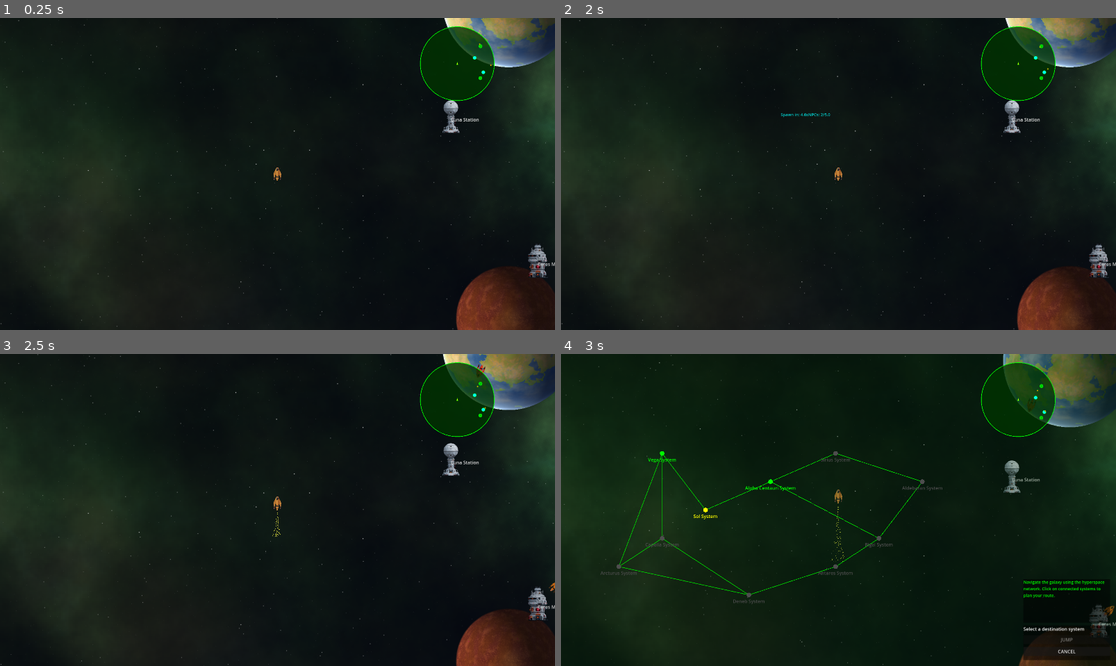
Above: before the commit, frames 1-4 (two rows, left to right).
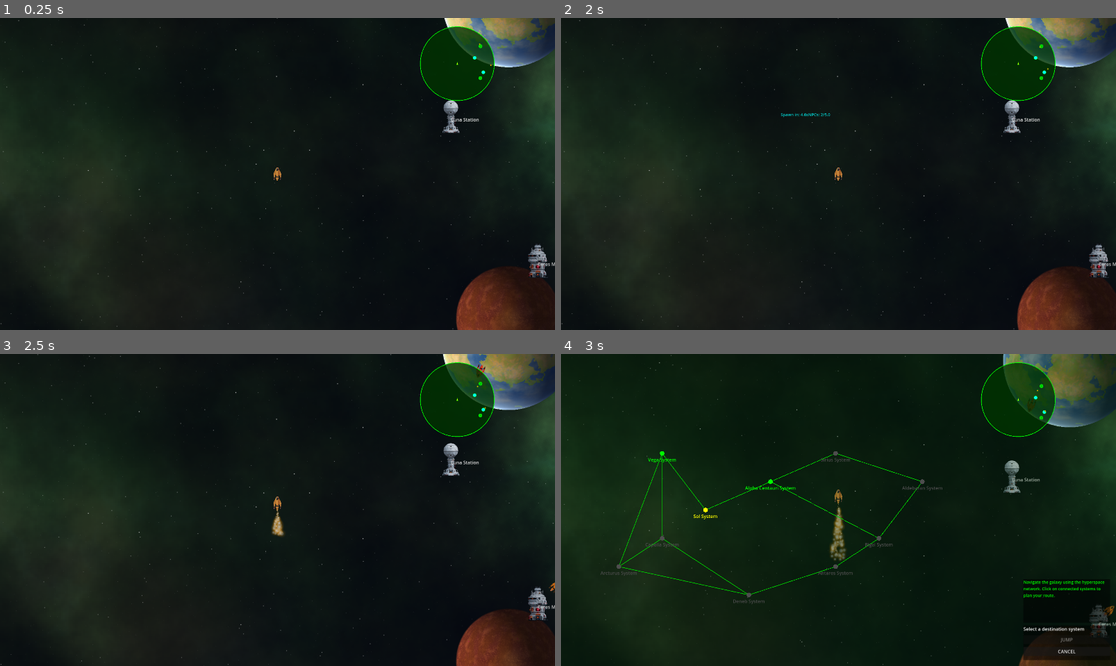
Above: after the commit, the same moments.

Repository: krets/GN_Prototype
Game: Godot game, scene res://scenes/Main.tscn
Two runs of this game, one before a commit and one after it. Both use one fixed random seed, a clock stepped at 60 frames per second and the inputs below.
Inputs (mouse positions are in pixels of both pictures, inside the frame that each line leads up to):
- Up to frame 1 (0.25 s): no input
- Up to frame 2 (2 s): tap Enter (ui_accept) at 0.5, 0.77 s; move the mouse to (810, 236) at 0.52 s; hold Up (thrust) 0.53-1.25 s; hold H (hyperspace) 0.53-1.25 s; click (810, 236) at 0.67 s; click "CANCEL" at 1.25 s
- Up to frame 3 (2.5 s): tap Enter (ui_accept) at 2, 2.27 s; move the mouse to (444, 556) at 2.02 s; hold Up (thrust) from 2.03 s (still down); tap Space (interact) at 2.1 s
- Up to frame 4 (3 s): move the mouse to (672, 463) at 2.77 s; release Up (thrust) at 2.78 s; hold Left (turn_left) from 2.78 s (still down); hold H (hyperspace) from 2.78 s (still down)

Frames 1-2 are identical in both runs. In frame 3, 0.1% of the frame differs, in the area x 48-52%, y 49-59%; in frame 4, 0.3%, in the area x 48-52%, y 47-67%.

Commit message:
particle shader

Diff:
--- a/scenes/PlayerShip.tscn
+++ b/scenes/PlayerShip.tscn
@@ -1,10 +1,28 @@
-[gd_scene load_steps=5 format=3 uid="uid://el1ywym68otq"]
+[gd_scene load_steps=10 format=3 uid="uid://el1ywym68otq"]
 
 [ext_resource type="Script" uid="uid://dpfhxkdfjm6rd" path="res://scripts/PlayerShip.gd" id="1_iig01"]
 [ext_resource type="Texture2D" uid="uid://c44abuabs8x3i" path="res://sprites/ships/player_ship.png" id="2_hkka0"]
+[ext_resource type="Shader" uid="uid://dmtc0nytu1x73" path="res://shaders/PlayerShipExhaust.gdshader" id="3_a884r"]
 
 [sub_resource type="CircleShape2D" id="CircleShape2D_hkka0"]
 radius = 19.0
+
+[sub_resource type="Gradient" id="Gradient_a884r"]
+offsets = PackedFloat32Array(0.287749, 0.615385)
+colors = PackedColorArray(1, 1, 1, 0.470588, 0.94902, 0.588235, 0, 0.329412)
+
+[sub_resource type="GradientTexture1D" id="GradientTexture1D_qsm08"]
+gradient = SubResource("Gradient_a884r")
+
+[sub_resource type="ShaderMaterial" id="ShaderMaterial_qsm08"]
+shader = ExtResource("3_a884r")
+shader_parameter/gradient_tex = SubResource("GradientTexture1D_qsm08")
+shader_parameter/edge_start = 0.591
+shader_parameter/edge_end = 0.0
+
+[sub_resource type="Curve" id="Curve_a884r"]
+_data = [Vector2(0, 0.266129), 0.0, 0.0, 0, 0, Vector2(0.264198, 1), 0.0, 0.0, 0, 0]
+point_count = 2
 
 [sub_resource type="CircleShape2D" id="CircleShape2D_a884r"]
 radius = 100.02
@@ -15,26 +33,29 @@
 angular_damp = 1.0
 script = ExtResource("1_iig01")
 
-[node name="Sprite2D" type="Sprite2D" parent="."]
-texture = ExtResource("2_hkka0")
-
 [node name="CollisionShape2D" type="CollisionShape2D" parent="."]
 shape = SubResource("CircleShape2D_hkka0")
 
 [node name="EngineParticles" type="CPUParticles2D" parent="."]
-position = Vector2(-1, 22)
+material = SubResource("ShaderMaterial_qsm08")
+position = Vector2(0, 21)
 emitting = false
-amount = 600
-lifetime = 1.12
-lifetime_randomness = 0.65
+amount = 200
+lifetime = 1.15
+lifetime_randomness = 0.75
 direction = Vector2(0, 1)
-spread = 20.0
+spread = 30.0
 gravity = Vector2(0, 0)
-initial_velocity_min = 100.0
+initial_velocity_min = 50.0
 initial_velocity_max = 100.0
+scale_amount_max = 35.0
+scale_amount_curve = SubResource("Curve_a884r")
 color = Color(1, 1, 0.286275, 1)
 hue_variation_min = 0.55
 hue_variation_max = 0.91
+
+[node name="Sprite2D" type="Sprite2D" parent="."]
+texture = ExtResource("2_hkka0")
 
 [node name="InteractionArea" type="Area2D" parent="."]
 
--- /dev/null
+++ b/shaders/PlayerShipExhaust.gdshader
@@ -0,0 +1,19 @@
+shader_type canvas_item;
+
+// Expose a gradient texture uniform
+uniform sampler2D gradient_tex;
+
+// Expose smoothstep edge params
+uniform float edge_start : hint_range(0.0, 1.0) = 0.5; // fade starts at
+uniform float edge_end   : hint_range(0.0, 1.0) = 0.25; // fade ends at
+
+void fragment() {
+    float dist = length(UV - vec2(0.5));
+    float t = clamp(dist / 0.5, 0.0, 1.0); // 0=center, 1=edge
+    vec4 grad_color = texture(gradient_tex, vec2(t, 0.0)); // sample the gradient
+
+    // Now smoothstep params use uniforms
+    float alpha = grad_color.a * smoothstep(edge_start, edge_end, dist);
+
+    COLOR = vec4(grad_color.rgb, alpha);
+}
Not shown, added: shaders/PlayerShipExhaust.gdshader.uid
